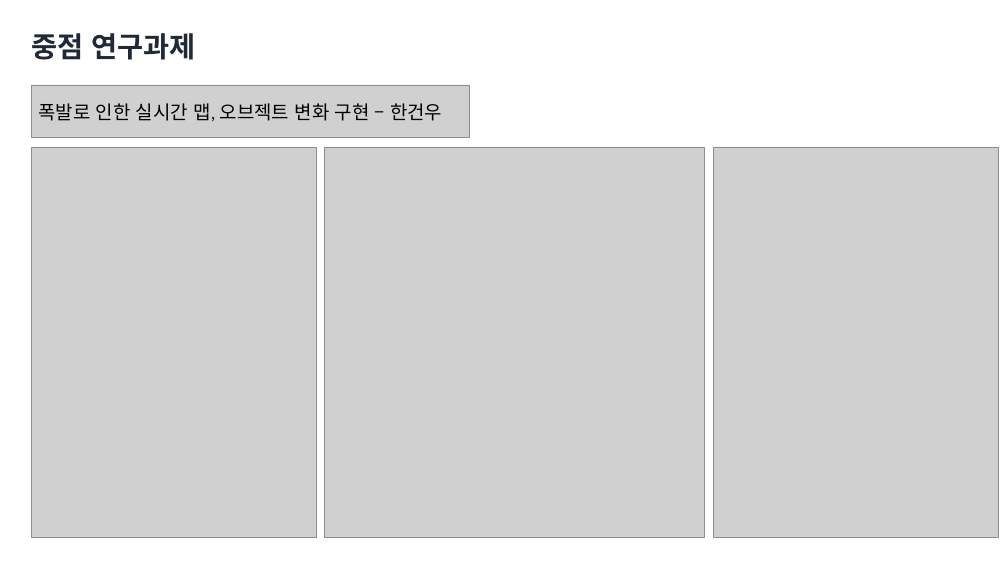
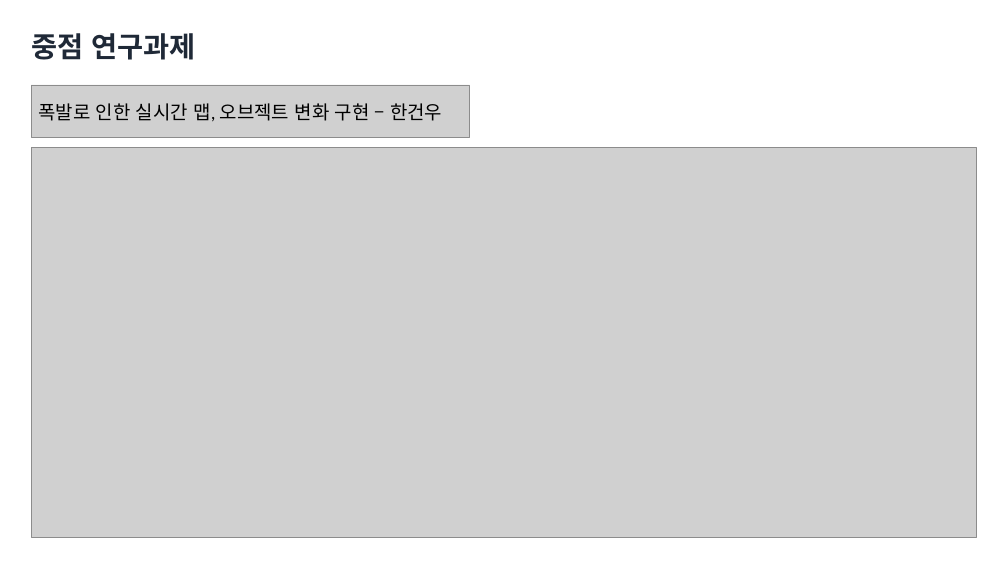
Before and after one commit to yunseo0129/2025_CapstoneGame, a slide deck: slide 12 of Design/종합설계기획.pptx. Drawn at 1008x567 pixels with LibreOffice and Linux fonts; fonts in the diff are those of the drawing; grey boxes stand for pictures; background and template pictures are left out. Boxes give left, top, right and bottom in pixels: in the first picture for what was removed or moved away, otherwise in the second. Text is boxed around its words. In the diff, an @@ line names an element or a change of style, - is before the commit and + after.

```diff
--- a/Design/종합설계기획.pptx
+++ b/Design/종합설계기획.pptx
@@ picture resized from (x1=32, y1=147, x2=317, y2=537) to (x1=32, y1=147, x2=977, y2=537) @@
@@ picture removed at (x1=324, y1=147, x2=705, y2=537) @@
@@ picture removed at (x1=714, y1=147, x2=999, y2=537) @@
```
Also in this commit, not shown: 4 other slides changed.
